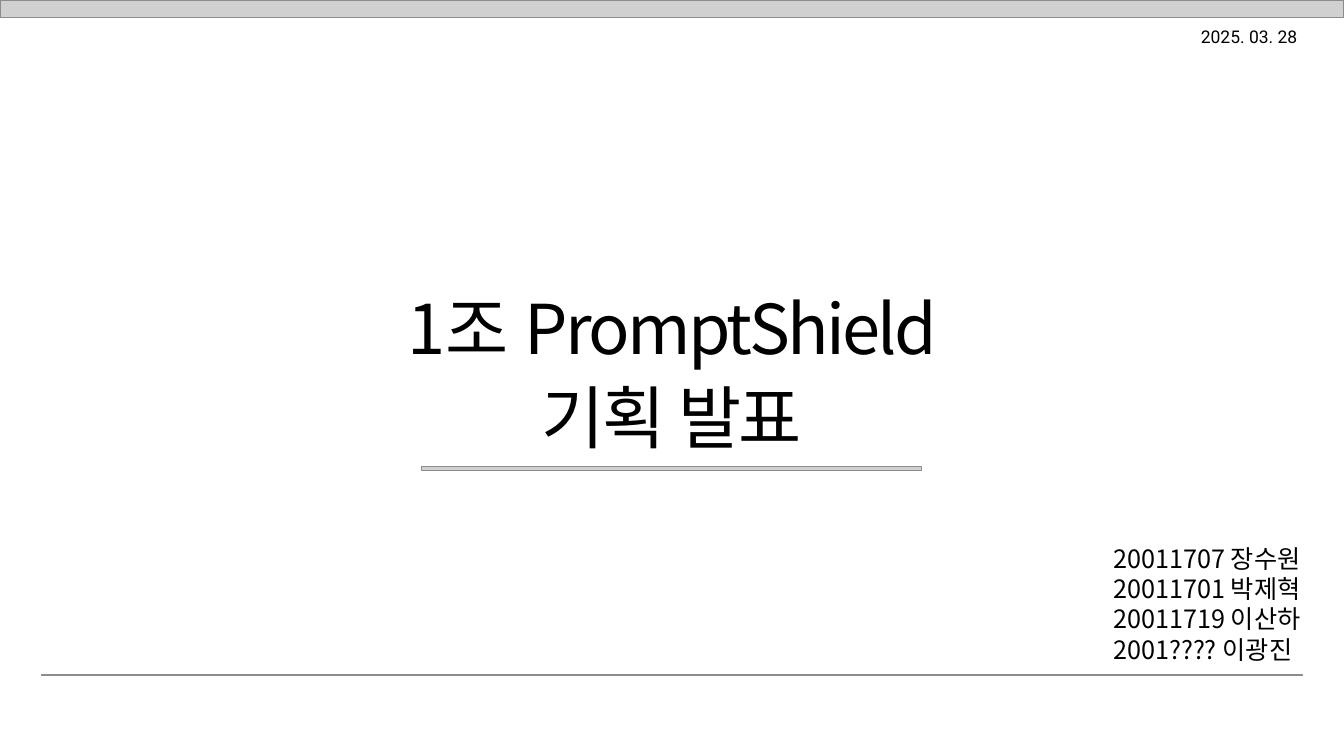
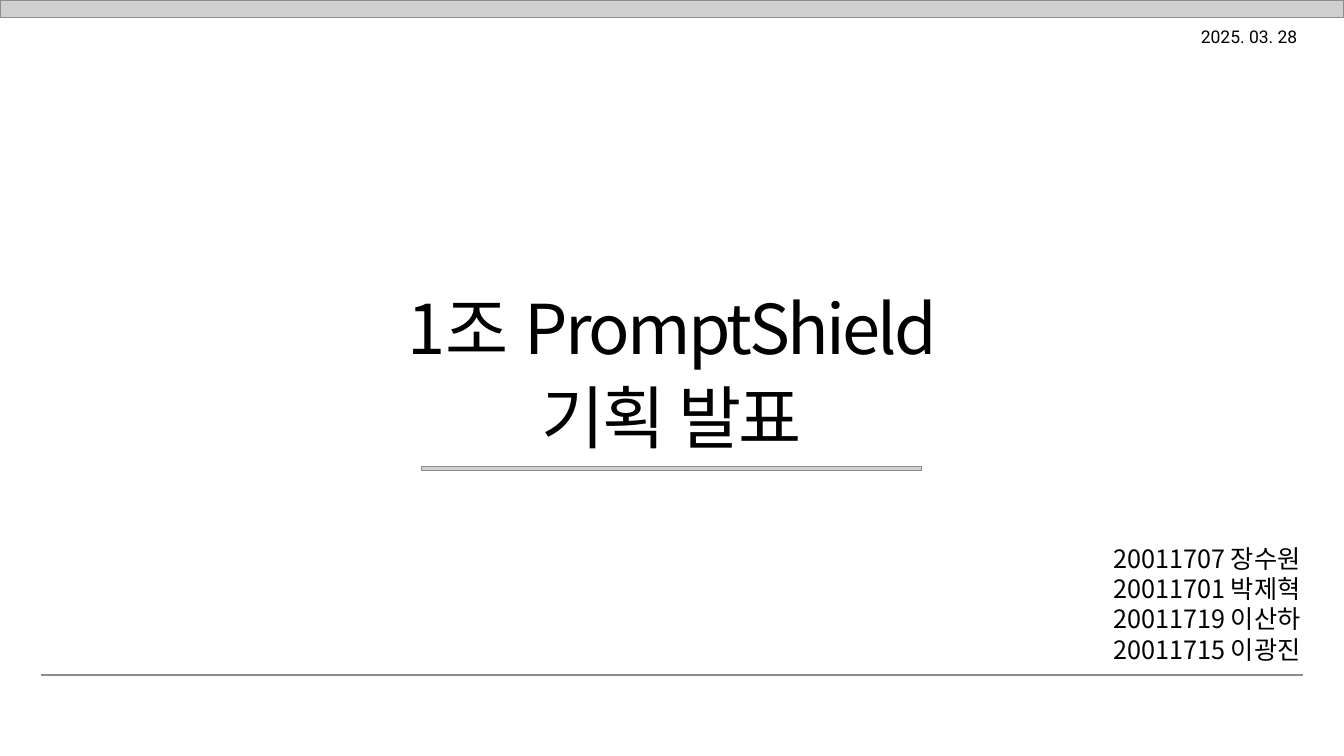
Before and after one commit to zelatndnjs/PromptShield, a slide deck: slide 1 of DOCS/정보보호학과_1조_PromptShield_기획발표.pptx. Drawn at 1344x756 pixels with LibreOffice and Linux fonts; fonts in the diff are those of the drawing; grey boxes stand for pictures; background and template pictures are left out. Boxes give left, top, right and bottom in pixels: in the first picture for what was removed or moved away, otherwise in the second. Text is boxed around its words. In the diff, an @@ line names an element or a change of style, - is before the commit and + after.

```diff
--- a/DOCS/정보보호학과_1조_PromptShield_기획발표.pptx
+++ b/DOCS/정보보호학과_1조_PromptShield_기획발표.pptx
@@ text at box(1113, 638, 1301, 661): text changed @@
-2001???? 이광진
+20011715 이광진
```
Also in this commit, not shown: 2 other slides changed, 1 other file.
